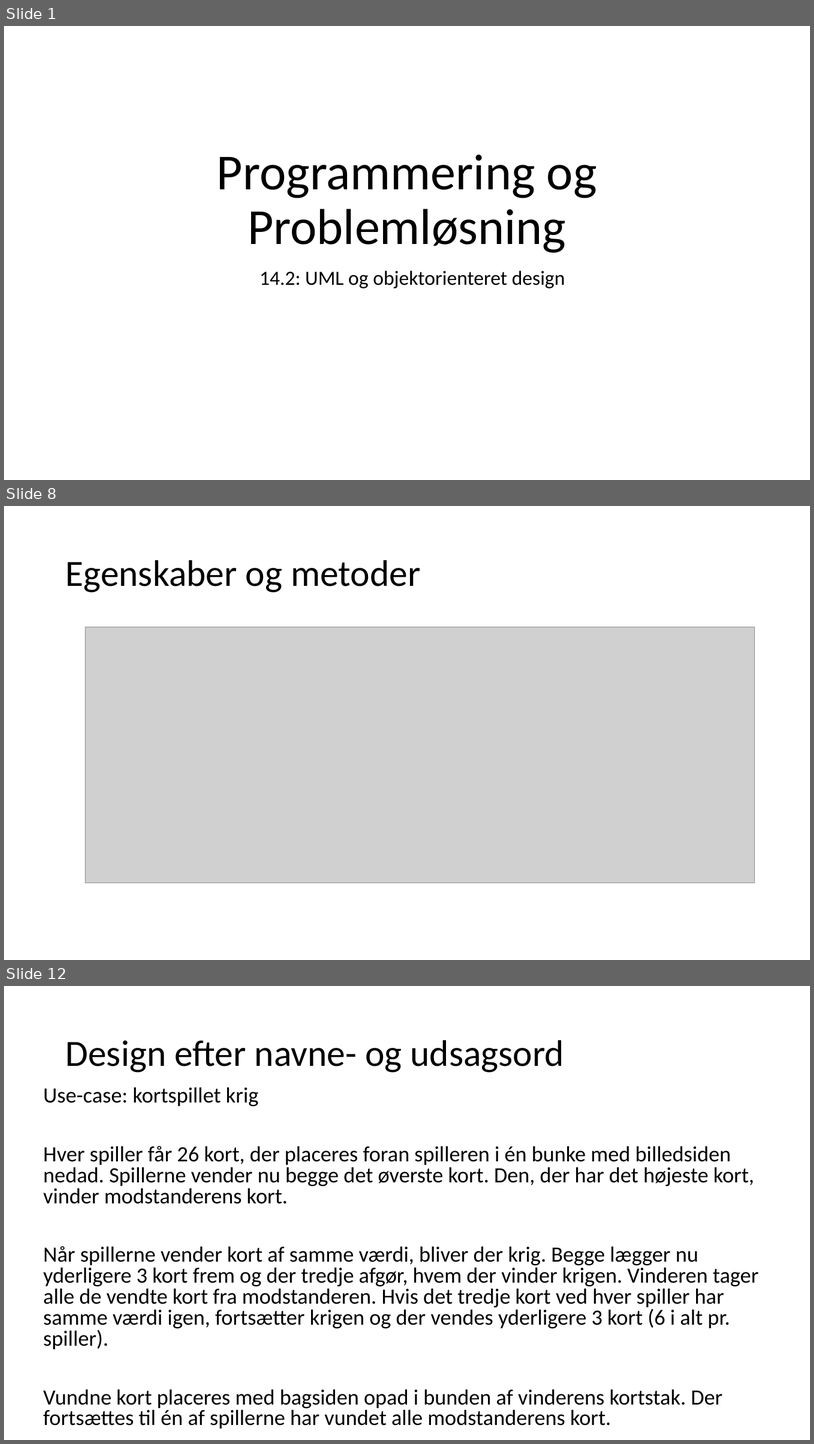
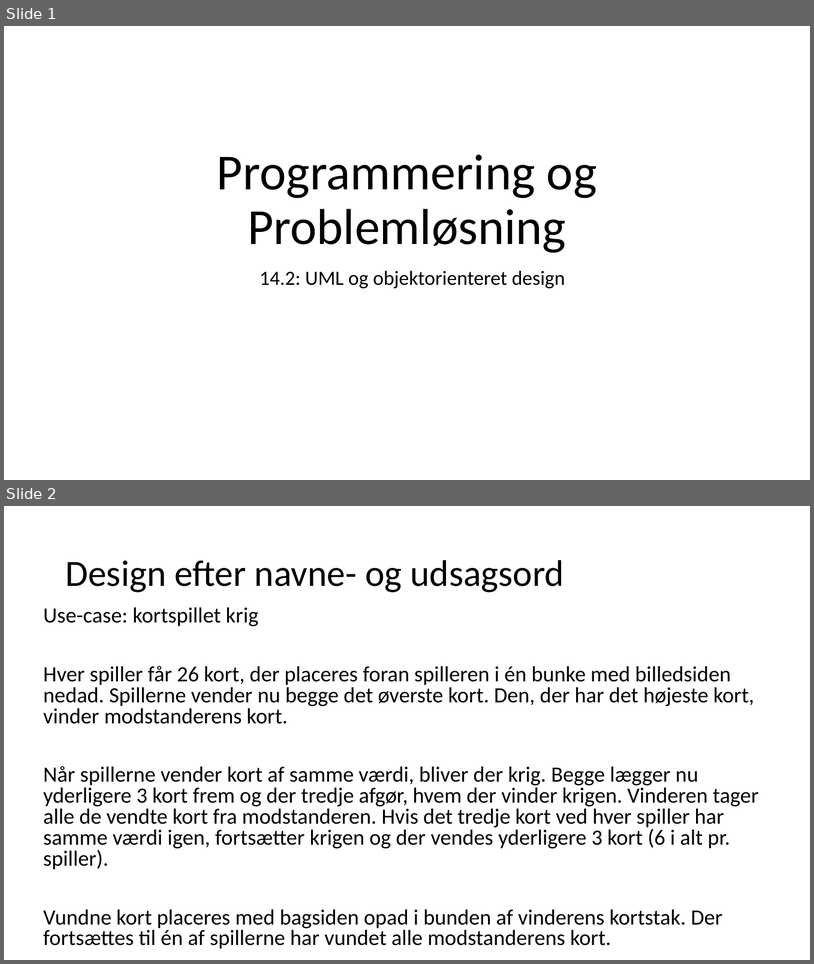
Before and after one commit to fisterloegsovs/pop22, a slide deck: lectures/14.3/lecture.pptx. Shown one above the other, each under a label of ours: slides 1, 8 and 12 before the commit, slides 1 and 2 after it; the slides between them are not shown. The pictures are 814x1444 and 814x964 pixels, drawn with LibreOffice and Linux fonts; fonts in the diff are those of the drawing; grey boxes stand for pictures. Boxes give left, top, right and bottom in pixels: in the first picture for what was removed or moved away, otherwise in the second. Text is boxed around its words. In the diff, an @@ line names an element or a change of style, - is before the commit and + after.

```diff
--- a/lectures/14.3/lecture.pptx
+++ b/lectures/14.3/lecture.pptx
@@ slide 8 removed at (4, 506, 810, 960), background #FFFFFF @@
@@ title removed at (65, 560, 420, 592) @@
-Egenskaber og metoder
@@ picture removed at (86, 627, 755, 883) @@
@@ what was slide 12 is now slide 2 @@
```
Also in this commit, not shown: 3 slides changed, 3 slides added, 9 other slides removed, 2 other files.
